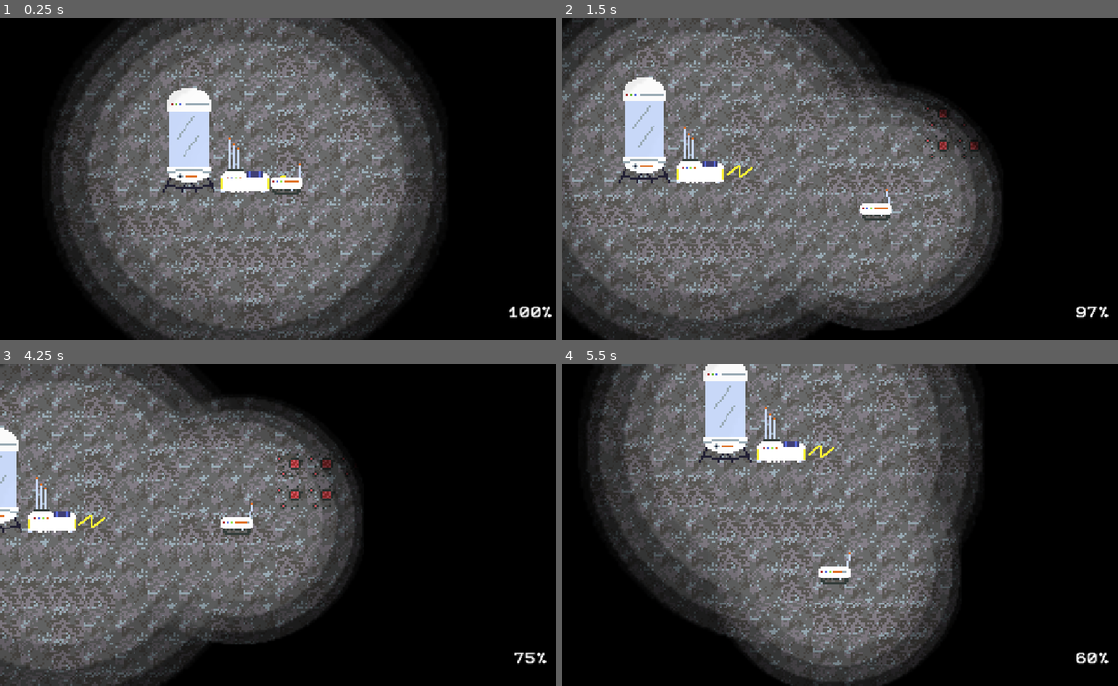
Above: before the commit, frames 1-4 (two rows, left to right).
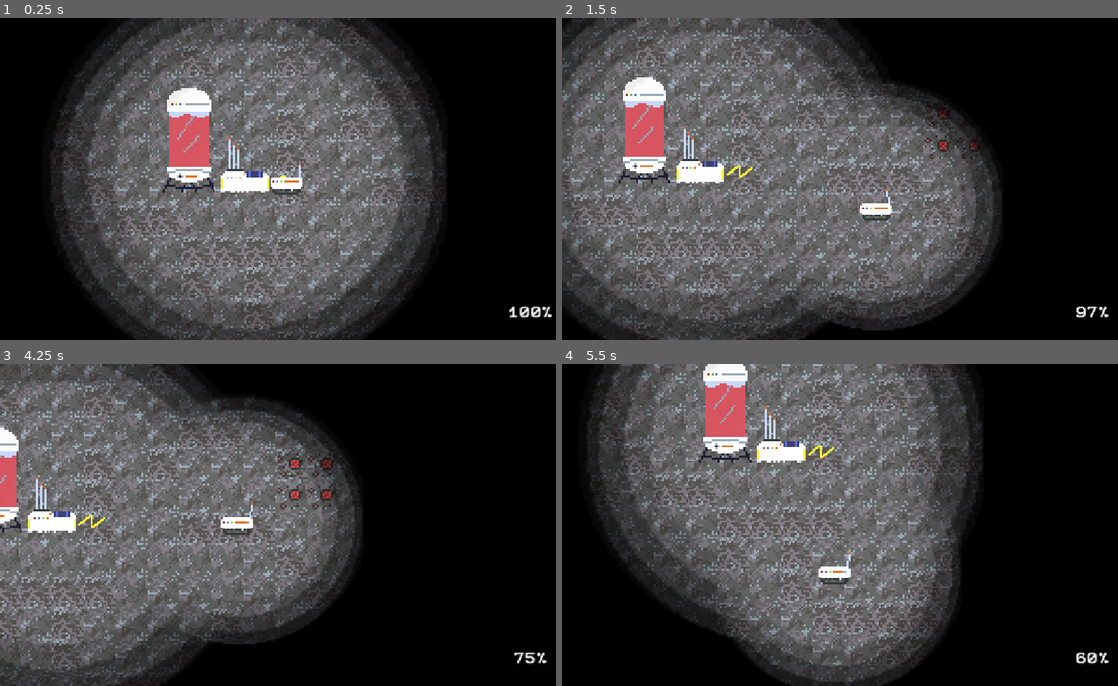
Above: after the commit, the same moments.

Repository: DanielDe8/Moonrunner
Game: Godot game, scene res://Scenes/Main.tscn
Two runs of this game, one before a commit and one after it. Both use one fixed random seed, a clock stepped at 60 frames per second and the inputs below.
Inputs (mouse positions are in pixels of both pictures, inside the frame that each line leads up to):
- Up to frame 1 (0.25 s): no input
- Up to frame 2 (1.5 s): tap Enter at 0.5 s; move the mouse to (973, 162) at 0.52 s; hold Right (right) 0.53-1.28 s; hold M (mine) 0.53-1.28 s; click (973, 162) at 0.67 s; move the mouse to (734, 195) at 1.27 s; hold Down (down) from 1.28 s (still down); tap M (mine) at 1.35 s
- Up to frame 3 (4.25 s): move the mouse to (344, 454) at 2.02 s; release Down (down) at 2.03 s; hold Right (right) 2.03-2.78 s; hold R (warp) 2.03-2.78 s; tap M (mine) at 2.3, 2.85 s; move the mouse to (255, 589) at 2.77 s; hold Up (up) 2.78-3.53 s; click (255, 589) at 2.92 s; move the mouse to (455, 573) at 3.52 s; hold Left (left) from 3.53 s (still down); hold M (mine) from 3.53 s (still down)
- Up to frame 4 (5.5 s): move the mouse to (678, 476) at 4.27 s; release M (mine) at 4.28 s; tap R (warp) at 4.35 s; tap M (mine) at 4.55 s; move the mouse to (878, 525) at 5.02 s; release Left (left) at 5.03 s; hold Down (down) from 5.03 s (still down); hold M (mine) from 5.03 s (still down); click (878, 525) at 5.17 s

The runs differ from the first frame. In frame 1, 1.1% of the frame differs, in the area x 30-44%, y 29-49%; in frame 2, 1.1%; in frame 3, 0.5%; in frame 4, 1.1%, in the area x 25-40%, y 6-26%.

Commit message:
add particle animation

Diff:
--- /dev/null
+++ b/Objects/Main.tscn
@@ -0,0 +1,145 @@
+[gd_scene format=3 uid="uid://d2v3x45vgivuq"]
+
+[ext_resource type="Texture2D" uid="uid://c1ok58og22avp" path="res://Assets/base_silo_0.png" id="1_siwgc"]
+[ext_resource type="Texture2D" uid="uid://bdp8me1vghx23" path="res://Assets/base_silo_1.png" id="2_3vfg1"]
+[ext_resource type="Texture2D" uid="uid://d1dmuc6nbh3o0" path="res://Assets/base_silo_2.png" id="3_matkt"]
+[ext_resource type="Texture2D" uid="uid://irp2yotgsj8" path="res://Assets/base_silo_3.png" id="4_thchl"]
+[ext_resource type="Texture2D" uid="uid://hbtqx8smxwar" path="res://Assets/base_silo_4.png" id="5_woskh"]
+[ext_resource type="Texture2D" uid="uid://cjpkodxi5soc0" path="res://Assets/base_silo_5.png" id="6_4gcxo"]
+[ext_resource type="Texture2D" uid="uid://ry06ruitnjed" path="res://Assets/base_silo_6.png" id="7_336sq"]
+[ext_resource type="Texture2D" uid="uid://t155v06txr13" path="res://Assets/base_silo_7.png" id="8_fvlri"]
+[ext_resource type="Texture2D" uid="uid://b7aobyppe8a8a" path="res://Assets/base_silo_8.png" id="9_cf7ej"]
+[ext_resource type="Texture2D" uid="uid://blimtiknsmbdu" path="res://Assets/base_silo_9.png" id="10_5wdgy"]
+[ext_resource type="Texture2D" uid="uid://drx3xvf5nefj4" path="res://Assets/base_silo_10.png" id="11_xatg6"]
+[ext_resource type="Texture2D" uid="uid://blsylukd50tkq" path="res://Assets/base_silo_11.png" id="12_6mcfc"]
+[ext_resource type="Texture2D" uid="uid://d0n7fsjmn5w3k" path="res://Assets/base_silo_12.png" id="13_237m0"]
+[ext_resource type="Texture2D" uid="uid://cg8ux6iu3u8af" path="res://Assets/base_silo_13.png" id="14_gnt06"]
+[ext_resource type="Texture2D" uid="uid://bk57syku5dhvy" path="res://Assets/base_silo_14.png" id="15_f83wi"]
+[ext_resource type="Texture2D" uid="uid://dv7udd8dxq0fr" path="res://Assets/base_silo_15.png" id="16_2ks6h"]
+[ext_resource type="Texture2D" uid="uid://04mhdvdstyy2" path="res://Assets/base_silo_16.png" id="17_12pq1"]
+[ext_resource type="Texture2D" uid="uid://cuidp27rtdx3v" path="res://Assets/base_silo_17.png" id="18_4jtp0"]
+[ext_resource type="Texture2D" uid="uid://dfjdwhgv667x4" path="res://Assets/base_silo_18.png" id="19_eje02"]
+[ext_resource type="Texture2D" uid="uid://cogxnpyaob1wt" path="res://Assets/base_silo_19.png" id="20_fbuoa"]
+[ext_resource type="Texture2D" uid="uid://bjb8pde6uw2m7" path="res://Assets/base_silo_20.png" id="21_mnt0d"]
+[ext_resource type="Texture2D" uid="uid://clsbvh8q1qhl4" path="res://Assets/base_silo_22.png" id="22_fddgr"]
+[ext_resource type="Texture2D" uid="uid://ryuxttqwkbmj" path="res://Assets/base_silo_23.png" id="23_h8fci"]
+[ext_resource type="Texture2D" uid="uid://dwxuyweuq3e2h" path="res://Assets/base_silo_24.png" id="24_77dki"]
+[ext_resource type="Texture2D" uid="uid://c6ceyhkwfoblr" path="res://Assets/base_silo_25.png" id="25_6ahj5"]
+[ext_resource type="Texture2D" uid="uid://djg6vtomab5ot" path="res://Assets/base_silo_26.png" id="26_0nvmd"]
+[ext_resource type="Texture2D" uid="uid://dwcp3dowvmv8g" path="res://Assets/base_silo_27.png" id="27_7ghyw"]
+[ext_resource type="Texture2D" uid="uid://pd4ujhkgklcm" path="res://Assets/base_silo_28.png" id="28_rp1ga"]
+[ext_resource type="Texture2D" uid="uid://b5nnh1ybiqfi" path="res://Assets/base_silo_29.png" id="29_mf2ff"]
+[ext_resource type="Texture2D" uid="uid://duc5vap71ik1v" path="res://Assets/base_silo_30.png" id="30_21w2l"]
+
+[sub_resource type="ConvexPolygonShape2D" id="ConvexPolygonShape2D_kkhfn"]
+points = PackedVector2Array(13, 27, -13, 27, -11, 17, -11, -20, -10, -24, -4, -27, 4, -27, 10, -24, 11, -20, 11, 17)
+
+[sub_resource type="SpriteFrames" id="SpriteFrames_kkhfn"]
+animations = [{
+"frames": [{
+"duration": 1.0,
+"texture": ExtResource("1_siwgc")
+}, {
+"duration": 1.0,
+"texture": ExtResource("2_3vfg1")
+}, {
+"duration": 1.0,
+"texture": ExtResource("3_matkt")
+}, {
+"duration": 1.0,
+"texture": ExtResource("4_thchl")
+}, {
+"duration": 1.0,
+"texture": ExtResource("5_woskh")
+}, {
+"duration": 1.0,
+"texture": ExtResource("6_4gcxo")
+}, {
+"duration": 1.0,
+"texture": ExtResource("7_336sq")
+}, {
+"duration": 1.0,
+"texture": ExtResource("8_fvlri")
+}, {
+"duration": 1.0,
+"texture": ExtResource("9_cf7ej")
+}, {
+"duration": 1.0,
+"texture": ExtResource("10_5wdgy")
+}, {
+"duration": 1.0,
+"texture": ExtResource("11_xatg6")
+}, {
+"duration": 1.0,
+"texture": ExtResource("12_6mcfc")
+}, {
+"duration": 1.0,
+"texture": ExtResource("13_237m0")
+}, {
+"duration": 1.0,
+"texture": ExtResource("14_gnt06")
+}, {
+"duration": 1.0,
+"texture": ExtResource("15_f83wi")
+}, {
+"duration": 1.0,
+"texture": ExtResource("16_2ks6h")
+}, {
+"duration": 1.0,
+"texture": ExtResource("17_12pq1")
+}, {
+"duration": 1.0,
+"texture": ExtResource("18_4jtp0")
+}, {
+"duration": 1.0,
+"texture": ExtResource("19_eje02")
+}, {
+"duration": 1.0,
+"texture": ExtResource("20_fbuoa")
+}, {
+"duration": 1.0,
+"texture": ExtResource("21_mnt0d")
+}, {
+"duration": 1.0,
+"texture": ExtResource("22_fddgr")
+}, {
+"duration": 1.0,
+"texture": ExtResource("23_h8fci")
+}, {
+"duration": 1.0,
+"texture": ExtResource("24_77dki")
+}, {
+"duration": 1.0,
+"texture": ExtResource("25_6ahj5")
+}, {
+"duration": 1.0,
+"texture": ExtResource("26_0nvmd")
+}, {
+"duration": 1.0,
+"texture": ExtResource("27_7ghyw")
+}, {
+"duration": 1.0,
+"texture": ExtResource("28_rp1ga")
+}, {
+"duration": 1.0,
+"texture": ExtResource("29_mf2ff")
+}, {
+"duration": 1.0,
+"texture": ExtResource("30_21w2l")
+}],
+"loop": 1,
+"name": &"default",
+"speed": 5.0
+}]
+
+[node name="Silo" type="Node2D" unique_id=516017579]
+
+[node name="StaticBody2D" type="StaticBody2D" parent="." unique_id=959837505]
+
+[node name="CollisionShape2D" type="CollisionShape2D" parent="StaticBody2D" unique_id=622041651]
+shape = SubResource("ConvexPolygonShape2D_kkhfn")
+
+[node name="AnimatedSprite2D" type="AnimatedSprite2D" parent="." unique_id=820458350]
+texture_filter = 1
+sprite_frames = SubResource("SpriteFrames_kkhfn")
+frame_progress = 0.53300554
--- a/Objects/player.tscn
+++ b/Objects/player.tscn
@@ -187,6 +187,12 @@
 blend_mode = 2
 texture = ExtResource("2_slvmq")
 
+[node name="GPUParticles2D" type="GPUParticles2D" parent="PointLight2D" unique_id=1597764570]
+texture_filter = 1
+position = Vector2(7, 7)
+sub_emitter = NodePath(".")
+texture = ExtResource("10_cut1y")
+
 [node name="MovementAnimation" type="AnimatedSprite2D" parent="." unique_id=569069137]
 texture_filter = 1
 sprite_frames = SubResource("SpriteFrames_s0lj0")
--- a/silo_manager.gd
+++ b/silo_manager.gd
@@ -3,10 +3,10 @@
 @onready var ore_sprite: AnimatedSprite2D = $AnimatedSprite2D
 
 # Your ore tracking variable
-var ores_mined: int = 0:
-	set(value):
-		ores_mined = value
-		_update_ore_visual()
+var ores_mined: int = 60
+##	set(value):
+##		ores_mined = value
+##		_update_ore_visual()
 
 func _ready() -> void:
 	# Stop the animation from automatically playing/looping
